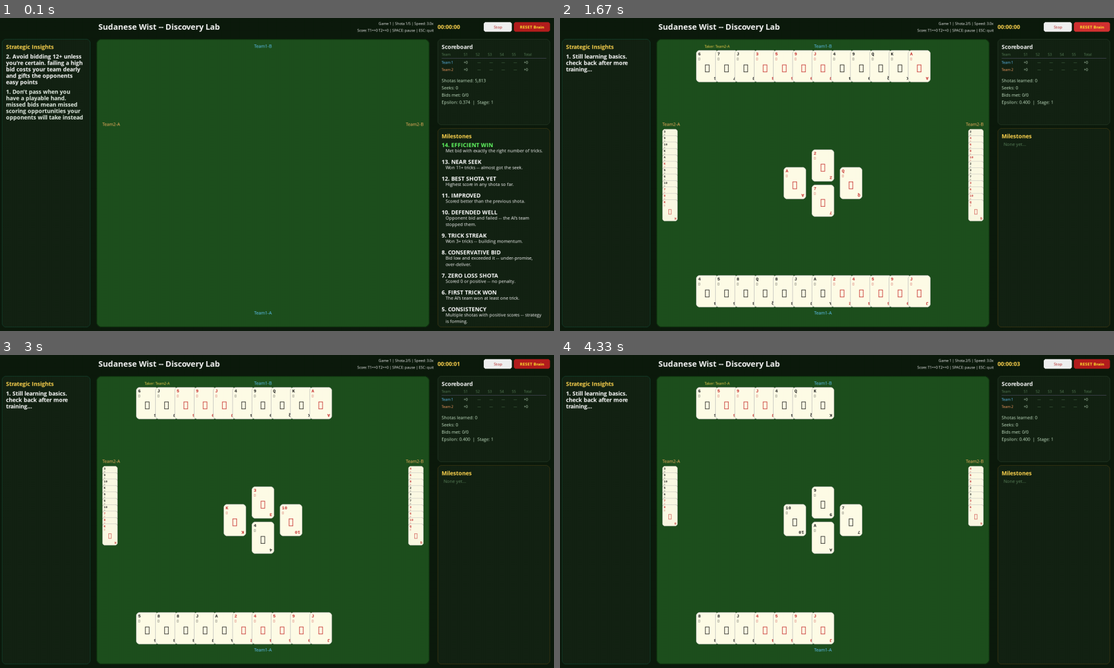
Above: before the commit, frames 1-4 (two rows, left to right).
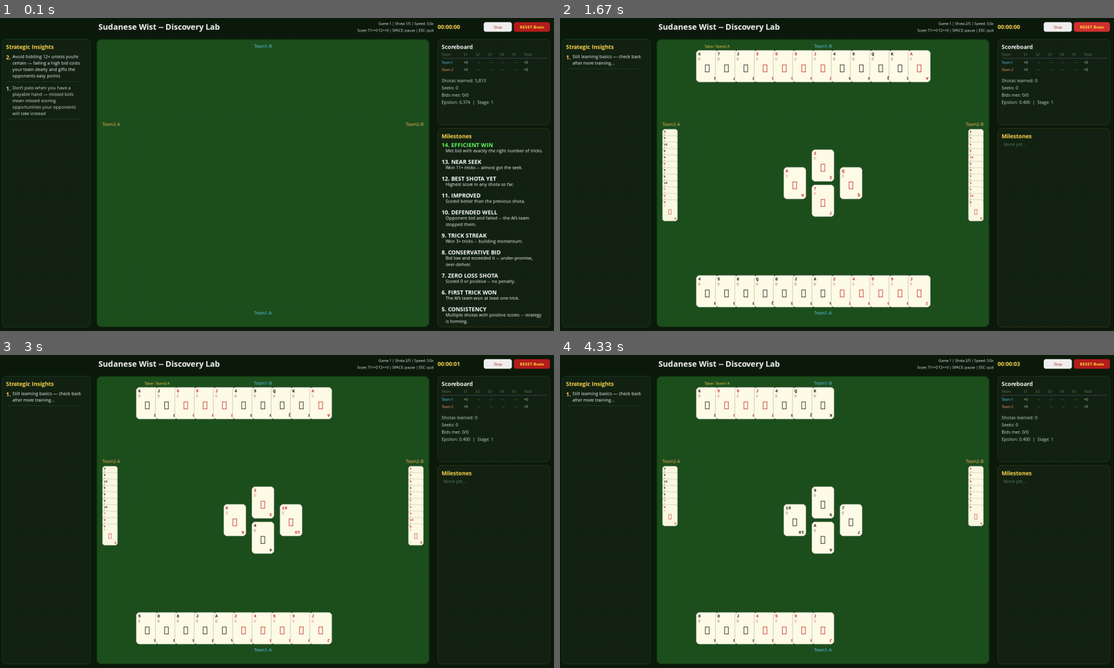
Above: after the commit, the same moments.

Repository: aamagzoub/engineering-intelligence
Game: pygame game, started from gui_wist_discovery/main.py
The game is run twice, just before and just after one commit, with the same random seed, the same clock (stepped at 60 frames per second) and the same inputs.
Inputs (mouse positions are in pixels of both pictures, inside the frame that each line leads up to):
- Up to frame 1 (0.1 s): no input
- Up to frame 2 (1.67 s): click "RESET Brain" at 0.38 s; tap Enter at 0.67 s; tap Space at 1, 1.4 s
- Up to frame 3 (3 s): tap Space at 1.7, 2.23 s; click (288, 405) at 1.88 s; click (260, 458) at 2.55 s; click (387, 486) at 2.88 s
- Up to frame 4 (4.33 s): click (953, 455) at 4.28 s

The runs differ from the first frame. In frame 1, 1.4% of the frame differs, in the area x 1-15%, y 11-33%; in frame 2, 0.3%; in frame 3, 0.3%; in frame 4, 0.3%.

Commit message:
fix: insights — normal font body, bold number only, separator lines
- Number: bold 15px gold/white
- Body text: regular 12px white (not bold)
- Added breathing room between lines
- Small horizontal separator line between each insight
- More readable, less dense

Diff:
--- a/gui_wist_discovery/renderer.py
+++ b/gui_wist_discovery/renderer.py
@@ -326,7 +326,7 @@
 
         y = panel_rect.top + 10
         self.screen.blit(self.fonts["large"].render("Strategic Insights", True, TEXT_GOLD), (15, y))
-        y += 24
+        y += 26
 
         insights = state.get("insights", [])
         if not insights:
@@ -337,38 +337,34 @@
         total = len(insights)
         insight_scroll = state.get("insight_scroll", 0)
         text_w = panel_w - 35
-        font = self.fonts["large"]  # 15px for readability.
-
-        # Newest on top. Same stable scroll logic as milestones.
+        body_font = self.fonts["medium"]  # 12px regular — not bold.
+        num_font = self.fonts["large"]    # 15px bold — for the number only.
+
+        # Newest on top.
         for i in range(insight_scroll, total):
-            if y + 18 > panel_rect.bottom - 15:
+            if y + 20 > panel_rect.bottom - 15:
                 break
 
-            idx = total - 1 - i  # Newest first.
+            idx = total - 1 - i
             text = insights[idx].lstrip("• ").strip()
             num = idx + 1
             is_latest = (i == 0 and insight_scroll == 0)
 
-            # Split at " — " into title and description on same line.
-            if " — " in text:
-                title_part = text.split(" — ")[0]
-                body_part = text.split(" — ", 1)[1]
-            elif " - " in text:
-                title_part = text.split(" - ")[0]
-                body_part = text.split(" - ", 1)[1]
-            else:
-                title_part = text
-                body_part = ""
-
-            if body_part:
-                full_text = f"{num}. {title_part}. {body_part}"
-            else:
-                full_text = f"{num}. {title_part}"
-
-            # White text, latest entry slightly brighter.
-            color = (255, 255, 255) if is_latest else (230, 240, 230)
-            y = self._wrap_text(font, full_text, 15, y, text_w, color, panel_rect.bottom - 20)
-            y += 8  # Gap.
+            # Render number in bold, rest in regular font.
+            num_str = f"{num}. "
+            num_w = num_font.size(num_str)[0]
+            num_color = TEXT_GOLD if is_latest else (200, 200, 200)
+            self.screen.blit(num_font.render(num_str, True, num_color), (15, y))
+
+            # Body text — regular font, white, wrapped.
+            color = (255, 255, 255) if is_latest else (220, 230, 220)
+            y = self._wrap_text(body_font, text, 15 + num_w, y, text_w - num_w, color, panel_rect.bottom - 20)
+            y += 6  # Breathing room.
+
+            # Horizontal separator line.
+            if y + 10 < panel_rect.bottom - 15:
+                pygame.draw.line(self.screen, (40, 70, 40), (20, y), (panel_w - 30, y), 1)
+                y += 8
 
             if y > panel_rect.bottom - 15:
                 break
